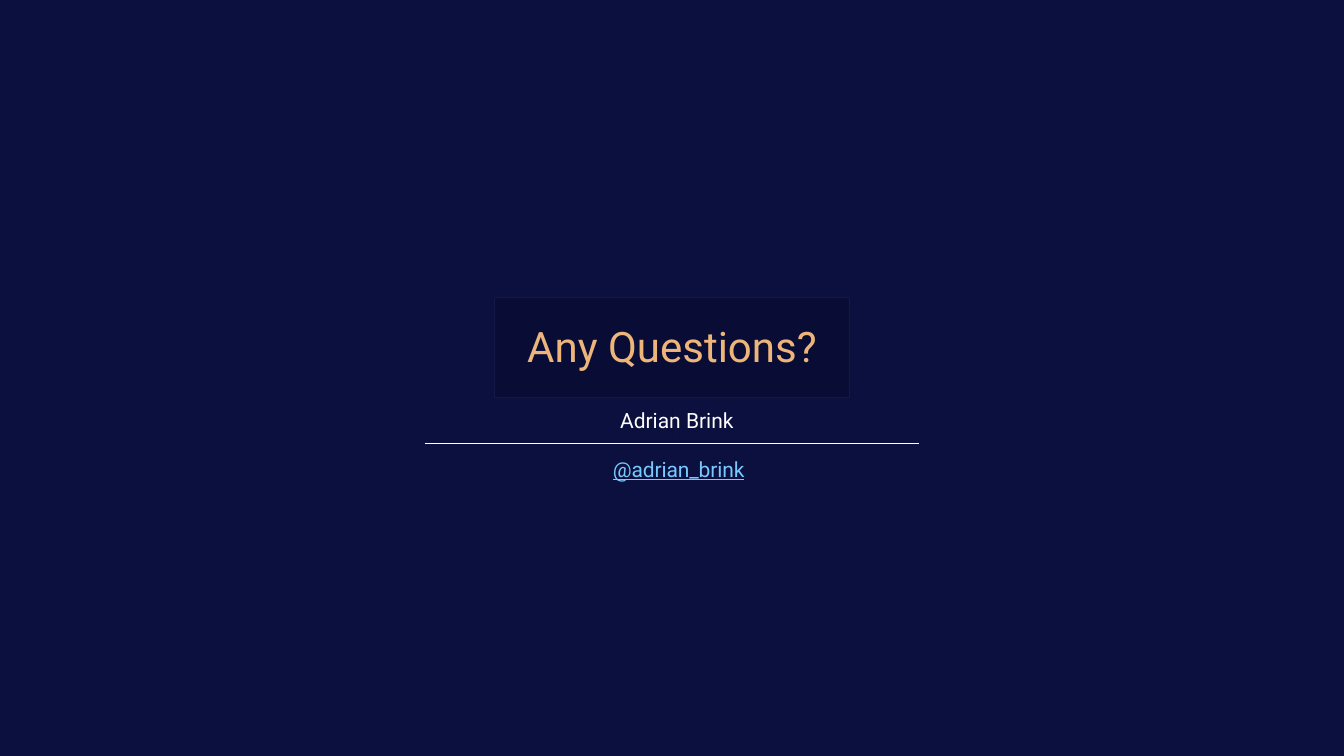
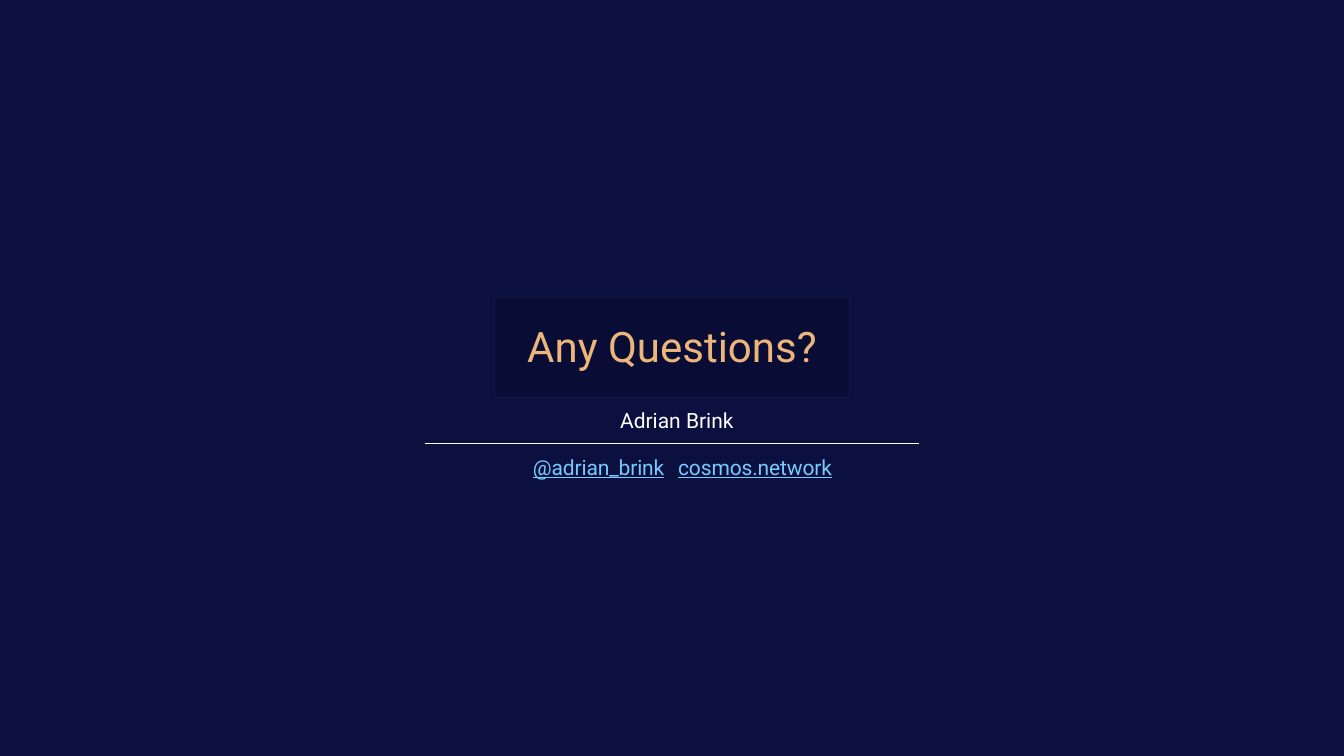
Before and after one commit to adrianbrink/research, a slide deck: slide 14 of talks/DappDev 2018/Four Dimensional Blockchain Scaling.pptx. Drawn at 1344x756 pixels with LibreOffice and Linux fonts; fonts in the diff are those of the drawing; background and template pictures are left out. Boxes give left, top, right and bottom in pixels: in the first picture for what was removed or moved away, otherwise in the second. Text is boxed around its words. In the diff, an @@ line names an element or a change of style, - is before the commit and + after.

```diff
--- a/talks/DappDev 2018/Four Dimensional Blockchain Scaling.pptx
+++ b/talks/DappDev 2018/Four Dimensional Blockchain Scaling.pptx
@@ text "@adrian_brink": place and size @@
-text "@adrian_brink" at <box>613,461,744,482</box>
+text "@adrian_brink" at <box>533,459,664,480</box>
@@ text added at <box>678,459,832,478</box>, 30 pt, text #77C9FE, underline @@
+cosmos.network
```
Also in this commit, not shown: 2 other slides changed, 1 other file.
